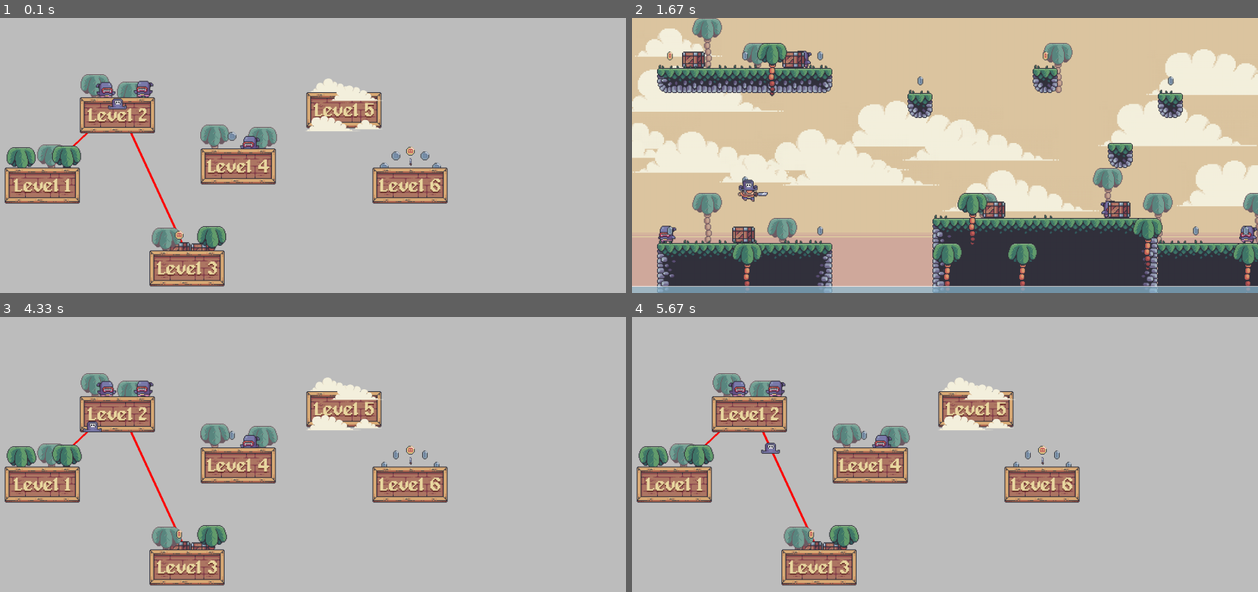
Above: before the commit, frames 1-4 (two rows, left to right).
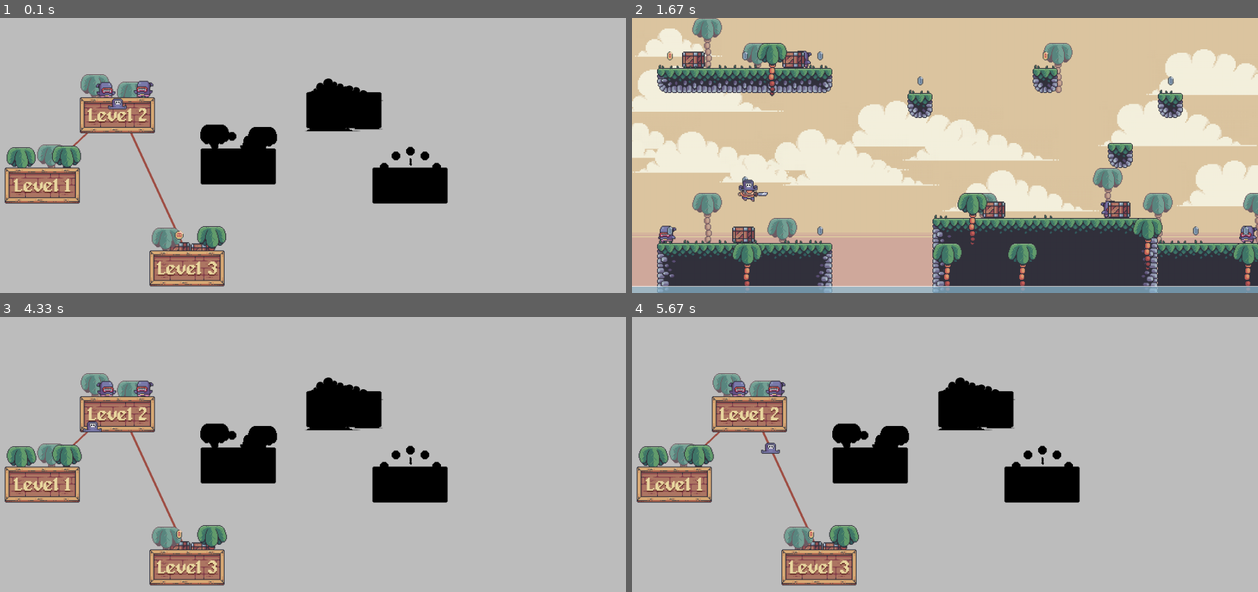
Above: after the commit, the same moments.

Repository: harryodubhghaill/pygame-platformer
Game: pygame game, started from main.py
The game is run twice, just before and just after one commit, with the same random seed, the same clock (stepped at 60 frames per second) and the same inputs.
Inputs:
- Up to frame 1 (0.1 s): no input
- Up to frame 2 (1.67 s): tap Space at 0.33 s; hold D 0.67-1.13 s; hold W 1.17-1.47 s; hold D from 1.5 s (still down)
- Up to frame 3 (4.33 s): release D at 1.97 s; hold A 2-2.53 s; hold A 2.57-2.97 s; hold W 3-3.37 s; hold D 3.4-4.03 s; hold A from 4.07 s (still down)
- Up to frame 4 (5.67 s): release A at 4.53 s; hold D 4.57-5.03 s; hold W 5.07-5.37 s; hold D from 5.4 s (still down)

The runs differ from the first frame. In frame 1, 6.2% of the frame differs, in the area x 8-72%, y 21-82%; in frame 2, nothing differs; in frame 3, 6.2%, in the area x 11-72%, y 21-82%; in frame 4, 6.2%.

Commit message:
hide locked levels in overworld

Diff:
--- a/overworld.py
+++ b/overworld.py
@@ -23,7 +23,12 @@
         self.image = self.frames[int(self.frame_index)]
 
     def update(self):
-        self.animate()
+        if self.status == 'available':
+            self.animate()
+        else:
+            tint_surface = self.image.copy()
+            tint_surface.fill('black', None, pygame.BLEND_RGB_MULT)
+            self.image.blit(tint_surface, (0, 0))
 
 class Icon(pygame.sprite.Sprite):
     def __init__(self, pos):
@@ -65,7 +70,7 @@
 
     def draw_paths(self):
         points = [node['node_pos'] for index,node in enumerate(levels.values()) if index <= self.max_level]
-        pygame.draw.lines(self.display_surface, 'red', False, points, 6)
+        pygame.draw.lines(self.display_surface, '#a04f45', False, points, 6)
 
     def setup_icon(self):
         self.icon = pygame.sprite.GroupSingle()
